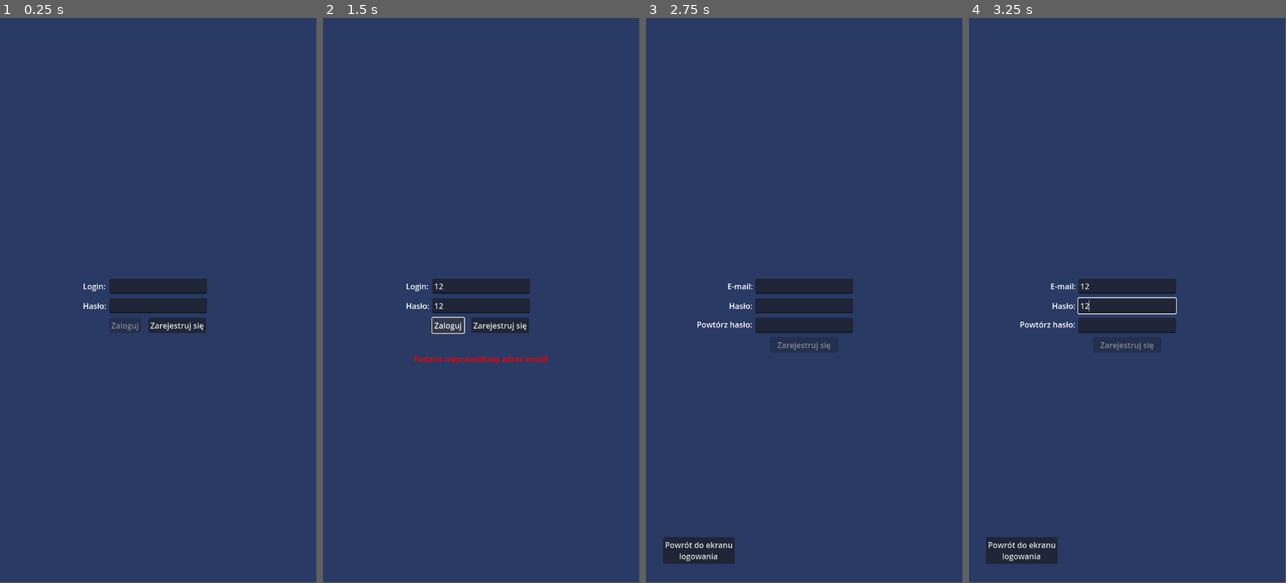
Above: before the commit, frames 1-4 (left to right).
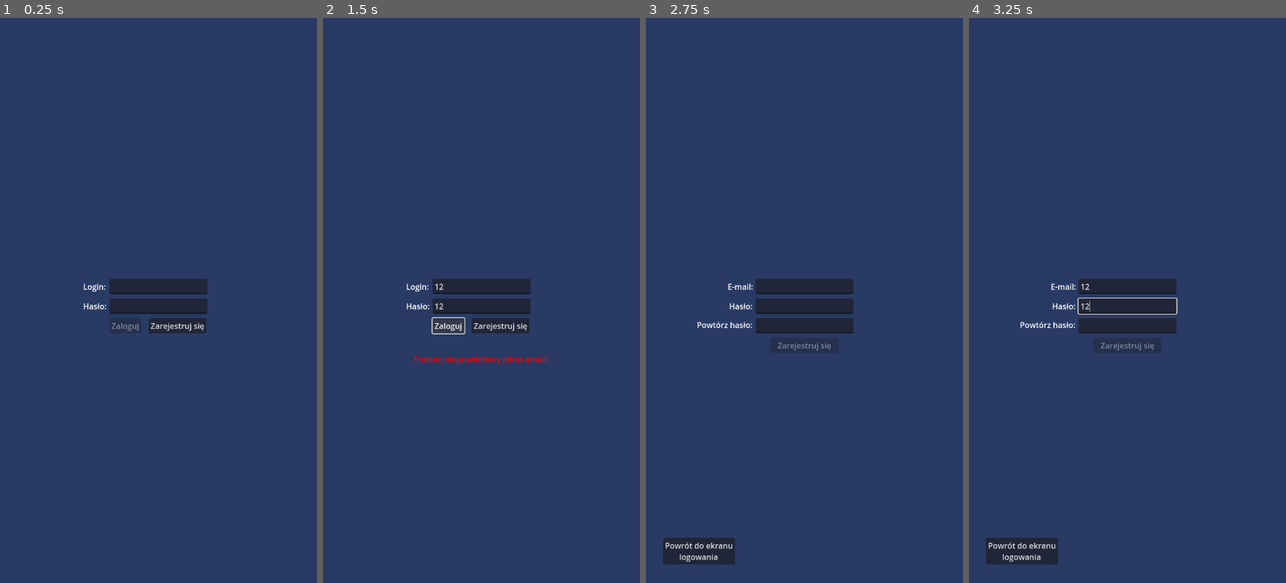
Above: after the commit, the same moments.

Repository: MateuszChoda/MediaLamus
Game: Godot game, scene res://Base/login_screen.tscn
The game is run twice, just before and just after one commit, with the same random seed, the same clock (stepped at 60 frames per second) and the same inputs.
Inputs (mouse positions are in pixels of both pictures, inside the frame that each line leads up to):
- Up to frame 1 (0.25 s): no input
- Up to frame 2 (1.5 s): click (481, 283) at 0.52 s; type "12" at 0.6 s; click (481, 306) at 0.75 s; type "12" at 0.83 s; click "Zaloguj" at 1.25 s
- Up to frame 3 (2.75 s): click "Zarejestruj się" at 2 s
- Up to frame 4 (3.25 s): click (1127, 283) at 2.77 s; type "12" at 2.85 s; click (1127, 306) at 3 s; type "12" at 3.08 s; click (1127, 323) at 3.23 s
The window is 449x799 before the commit and 450x800 after it. Grey fills any space a smaller window leaves; there, only what the larger window draws over its background counts as a difference.

The runs differ from the first frame. In frame 1, 0.4% of the frame differs, in the area x 26-66%, y 47-56%; in frame 2, 0.8%; in frame 3, 0.7%; in frame 4, 0.9%, in the area x 5-66%, y 47-97%.

Commit message:
Fixes to apk

Diff:
--- a/project.godot
+++ b/project.godot
@@ -23,6 +23,8 @@
 
 window/size/viewport_width=648
 window/size/viewport_height=1152
+window/stretch/mode="viewport"
+window/stretch/aspect="expand"
 window/handheld/orientation=1
 
 [rendering]
Not shown, changed: MediaLamus.apk
Not shown, changed: MediaLamus.apk.idsig
